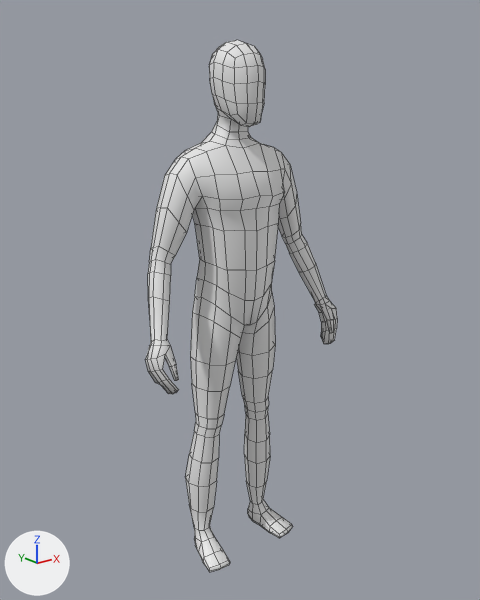
Two versions of the FBX model Assets/Characters/Player.fbx, one commit apart.
Camera for both pictures: a 50 mm lens placed at (-1.345, -1.701, 1.629), pointed at (0.021, 0.007, 0.946). Lighting does not change. The marker at lower left points along +X, +Y and +Z. Mesh edges are drawn as thin lines.
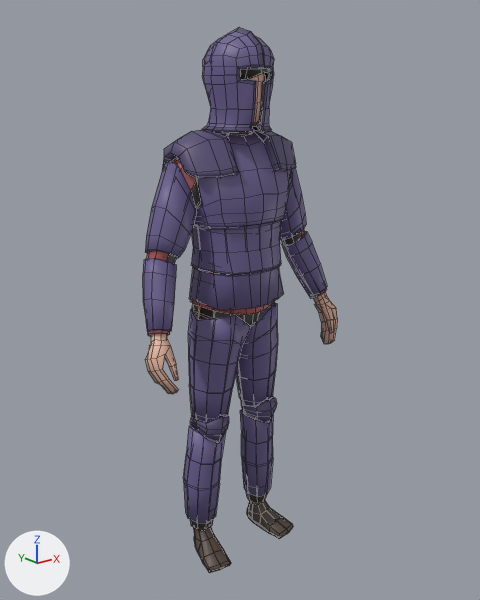
Where the change shows, as pixel boxes [x1, y1, x2, y2] in the pictures (480 x 600 px):
'Cube', recoloured (white to brown): [145, 40, 337, 572] in both
'Platebody', added (blue): after [143, 129, 327, 336]
    faces in mat_metal (blue #6b6090): [143, 132, 327, 332]
    faces in mat_metal_dark (dark blue #564d74): [162, 129, 296, 208]
    faces in mat_underclothes (black #414141): [150, 172, 321, 333]
'Platelegs', added: after [183, 301, 278, 529]
    faces in mat_metal (blue #6b6090): [183, 303, 278, 523]
    faces in mat_metal_dark (dark blue #564d74): [190, 397, 277, 443]
    faces in mat_underclothes (black #414141): [190, 301, 275, 529]
'Helmet', added (blue): after [202, 27, 274, 133]
    faces in mat_metal (blue #6b6090): [202, 31, 274, 128]
    faces in mat_metal_dark (dark blue #564d74): [202, 27, 273, 133]
'Shoes', added: after [193, 500, 293, 573]
'Shirt', added (brown): after [147, 157, 327, 335]
'Hair', added: after [214, 45, 269, 80]
'Pants', added: after [190, 303, 265, 529]

What changed in the scene script:
```text
Change me_cube_001:
    where me_cube_001.from_pydata(...)  # 696 vertices, 694 faces; spans x -0.39..0.39, y -0.14..0.13, z 0.0..1.78
    remove me_cube_001.materials.append(mat_material)  # white #e7e7e7
    add me_cube_001.materials.append(mat_skin)  # beige #e7b8a3
Add ob_pants:
    ob_pants = bpy.data.objects.new('Pants', me_cube_008)  # 227 vertices, 212 faces; spans x -0.192..0.192, y -0.101..0.115, z 0.101..1.002; in mat_pants (brown #8f6249)
    ob_pants.location = (0.0, 0.0, -0.003)
Add ob_shirt:
    ob_shirt = bpy.data.objects.new('Shirt', me_cube_009)  # 250 vertices, 232 faces; spans x -0.376..0.376, y -0.121..0.129, z 0.906..1.511; in mat_shirt (brown #aa5456)
    ob_shirt.location = (0.0, 0.0, -0.003)
Add ob_platelegs:
    ob_platelegs = bpy.data.objects.new('Platelegs', me_cube_006)  # 472 vertices, 386 faces; spans x -0.195..0.195, y -0.119..0.097, z -0.506..0.396; in mat_metal (blue #6b6090), mat_metal_dark (dark purple #564d73), mat_underclothes (black #414141), mat_black (black #1b1b1b)
    ob_platelegs.location = (0.0, 0.018, 0.604)
Add ob_platebody:
    ob_platebody = bpy.data.objects.new('Platebody', me_cube_005)  # 674 vertices, 610 faces; spans x -0.377..0.377, y -0.145..0.148, z -0.32..0.295; in mat_metal (blue #6b6090), mat_metal_dark (dark purple #564d73), mat_underclothes (black #414141), mat_black (black #1b1b1b)
    ob_platebody.location = (0.0, 0.01, 1.223)
Add ob_hair:
    ob_hair = bpy.data.objects.new('Hair', me_cube_011)  # 132 vertices, 130 faces; spans x -0.101..0.097, y -0.115..0.108, z 1.601..1.798; in mat_hair (black #2b261e)
    ob_hair.location = (0.0, 0.0, -0.003)
Add ob_helmet:
    ob_helmet = bpy.data.objects.new('Helmet', me_cube_012)  # 392 vertices, 390 faces; spans x -0.106..0.106, y -0.127..0.12, z -0.156..0.149; in mat_metal (blue #6b6090), mat_metal_dark (dark purple #564d73)
    ob_helmet.location = (0.0, -0.006, 1.665)
Add ob_shoes:
    ob_shoes = bpy.data.objects.new('Shoes', me_cube_010)  # 98 vertices, 88 faces; spans x -0.204..0.204, y -0.116..0.079, z 0.002..0.091; in mat_shoe (brown #53453a)
    ob_shoes.location = (0.0, 0.0, -0.003)
```
